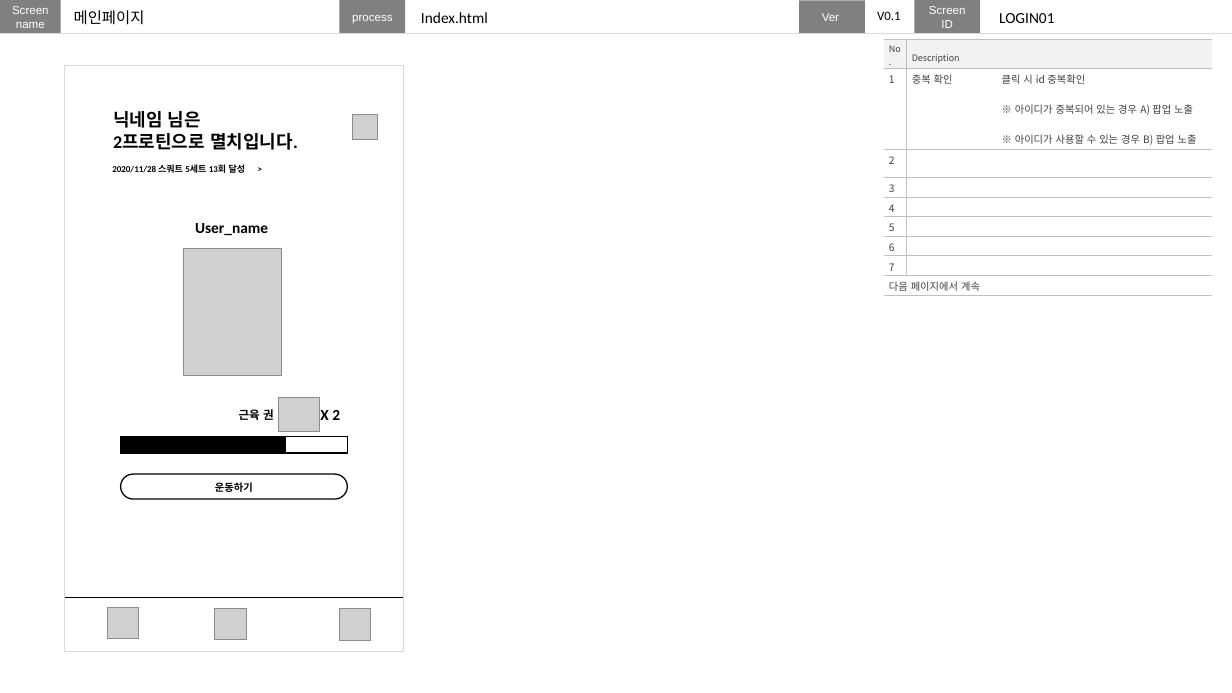
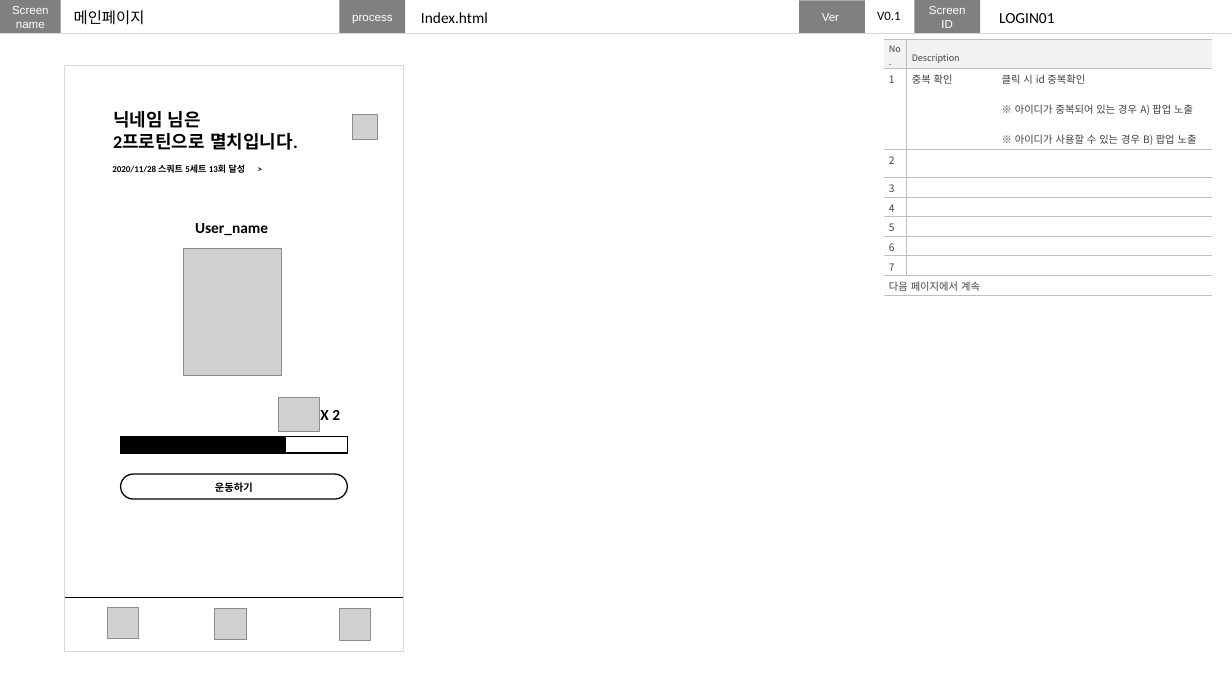
Before and after one commit to nohminkyoung/Final_project, a slide deck: slide 14 of finalproject_화면설계.pptx (slide 10 before the commit). Drawn at 1232x693 pixels with LibreOffice and Linux fonts; fonts in the diff are those of the drawing; grey boxes stand for pictures. Boxes give left, top, right and bottom in pixels: in the first picture for what was removed or moved away, otherwise in the second. Text is boxed around its words. In the diff, an @@ line names an element or a change of style, - is before the commit and + after.

```diff
--- a/finalproject_화면설계.pptx
+++ b/finalproject_화면설계.pptx
@@ text removed at (x1=239, y1=409, x2=274, y2=420) @@
-근육 권
```
Also in this commit, not shown: 3 other slides changed, 7 slides added, 4 slides removed.
